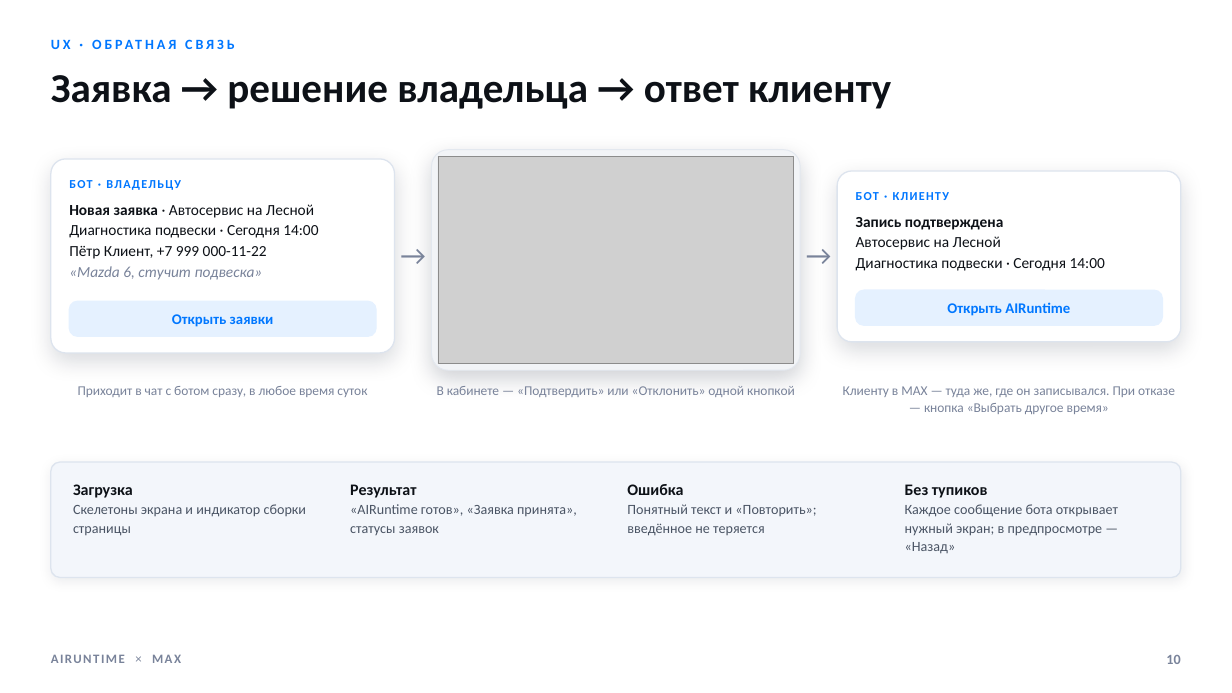
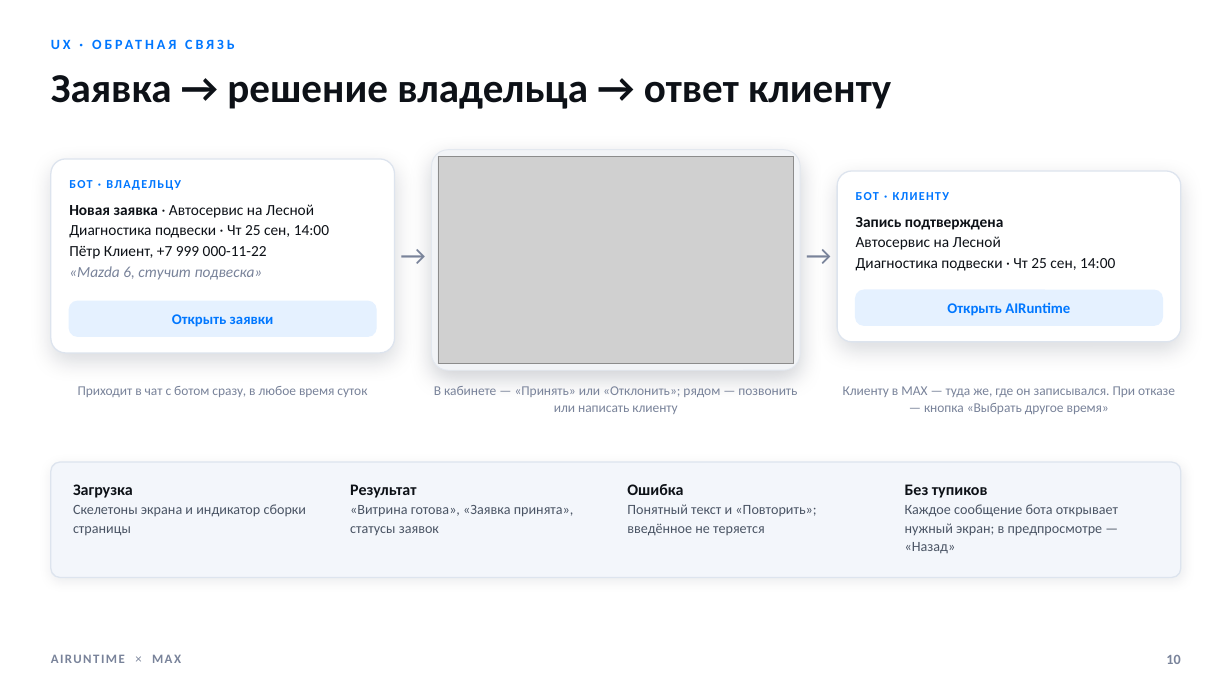
Before and after one commit to airuntime-ru/airuntime, a slide deck: slide 10 of docs/max-presentation/presentation.pptx. Drawn at 1232x693 pixels with LibreOffice and Linux fonts; fonts in the diff are those of the drawing; grey boxes stand for pictures. Boxes give left, top, right and bottom in pixels: in the first picture for what was removed or moved away, otherwise in the second. Text is boxed around its words. In the diff, an @@ line names an element or a change of style, - is before the commit and + after.

```diff
--- a/docs/max-presentation/presentation.pptx
+++ b/docs/max-presentation/presentation.pptx
@@ text at (69,225,329,238): text changed @@
-Диагностика подвески · Сегодня 14:00
+Диагностика подвески · Чт 25 сен, 14:00
@@ text at (856,258,1115,271): text changed @@
-Диагностика подвески · Сегодня 14:00
+Диагностика подвески · Чт 25 сен, 14:00
@@ text at (434,386,797,414): text changed @@
-В кабинете — «Подтвердить» или «Отклонить» одной кнопкой
+В кабинете — «Принять» или «Отклонить»; рядом — позвонить или написать клиенту
@@ text at (350,505,574,535): text changed @@
-«AIRuntime готов», «Заявка принята», статусы заявок
+«Витрина готова», «Заявка принята», статусы заявок
```
Also in this commit, not shown: 18 other slides changed, 2 slides added, 1 slide removed, 33 other files.
